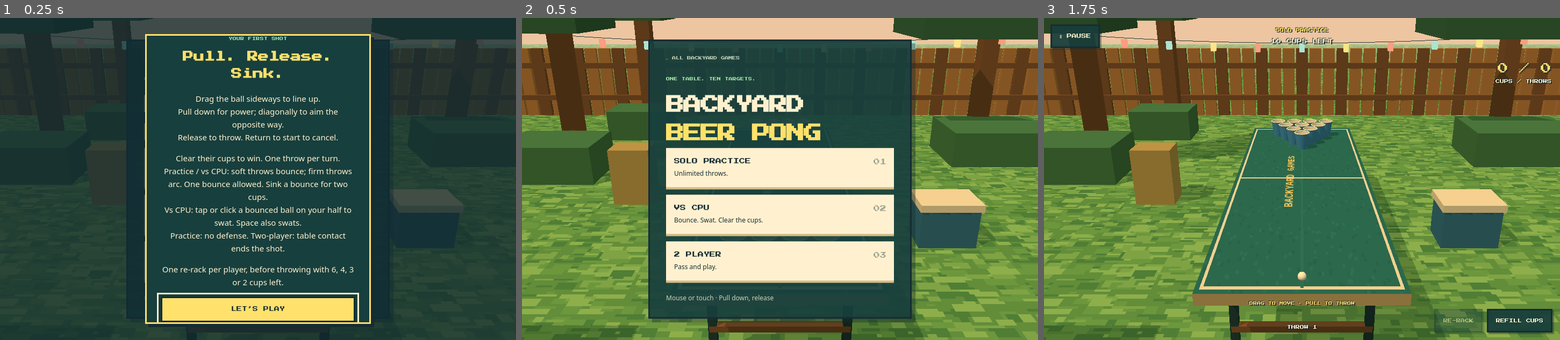
Above: before the commit, frames 1-3 (left to right).
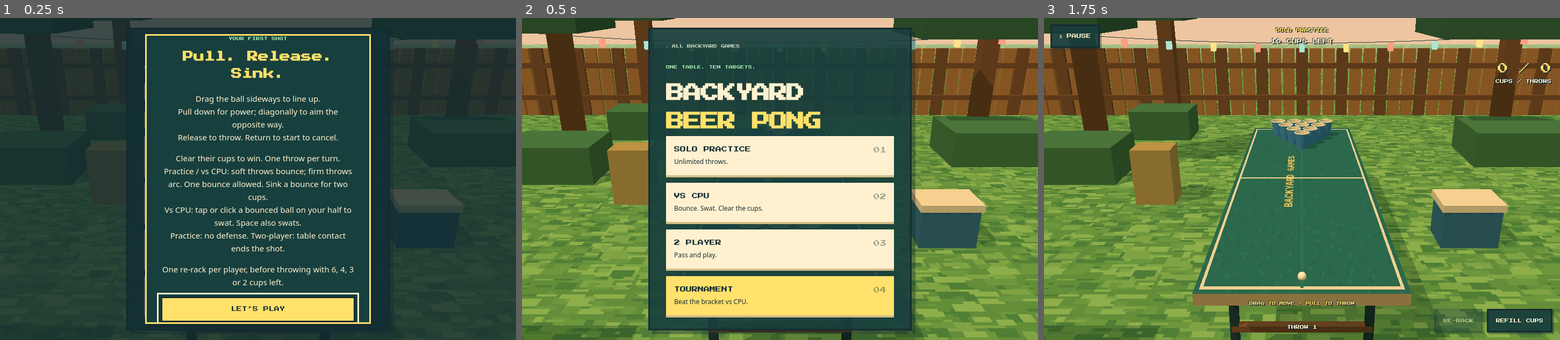
Above: after the commit, the same moments.

Repository: Ashe-Oro/backyard-games
Game: browser game, page beer-pong/index.html
Two runs of this game, one before a commit and one after it. Both use one fixed random seed, a clock stepped at 60 frames per second and the inputs below.
Inputs (mouse positions are in pixels of both pictures, inside the frame that each line leads up to):
- Up to frame 1 (0.25 s): no input
- Up to frame 2 (0.5 s): click "LET’S PLAY" at 0.27 s
- Up to frame 3 (1.75 s): click "SOLO PRACTICE Unlimited throw…" at 0.52 s; move the mouse to (1302, 211) at 1.07 s; tap Space at 1.1, 1.6 s; move the mouse to (1198, 146) at 1.67 s

The runs differ from the first frame. In frame 1, 1.1% of the frame differs, in the area x 25-76%, y 3-97%; in frame 2, 21%, in the area x 24-77%, y 3-99%; in frame 3, nothing differs.

Commit message:
Beer Pong: tournament mode (Codex)

Diff:
--- a/beer-pong/game.js
+++ b/beer-pong/game.js
@@ -1,6 +1,7 @@
 import * as THREE from 'three';
 import {layoutsFor,layoutPoints} from './rerack.mjs';
 import {OPPONENTS,SwatDefender} from './opponents.mjs';
+import {LADDER,SAVE_KEY,readProgress} from './tournament.mjs';
 import {createGlove} from './glove.js';
 import {handSwipe,SWIPE_DURATION} from './hand-swipe.mjs';
 
@@ -11,6 +12,34 @@
 const RELEASE_Y=1.09, RELEASE_Z=[TABLE_Z+TABLE_L/2+.35,TABLE_Z-TABLE_L/2-.35], ANGLE=52*Math.PI/180;
 const COLORS=[0xe75c46,0x448fc4], LABELS=['RED','BLUE'];
 const state={mode:'practice',phase:'menu',turn:0,paused:false,shots:[0,0],hits:[0,0],positions:[0,0],opponent:'regular',reracksUsed:[false,false],winner:null,power:0,delay:0,cpuTime:0};
+let tournamentActive=false,tournamentRound=0,progress={unlocked:0,completed:false},saveNote='';
+try{progress=readProgress(localStorage);}catch{saveNote='Progress cannot be saved on this device.';}
+function saveTournament(){try{localStorage.setItem(SAVE_KEY,JSON.stringify(progress));}catch{saveNote='Progress cannot be saved on this device.';}}
+function tournamentCard(champion=false){
+ closeDialogs();state.phase=champion?'champion':'intro';state.paused=false;
+ $('menu').hidden=true;$('hud').hidden=true;
+ const rival=LADDER[tournamentRound];
+ $('tournament-tag').textContent=champion?'ALL SEVEN RIVALS DEFEATED':`ROUND ${tournamentRound+1} / ${LADDER.length}`;
+ $('opponent-avatar').textContent=champion?'♛':rival.avatar;
+ $('opponent-avatar').style.color=rival.color;
+ $('opponent-avatar').setAttribute('aria-label',champion?'Champion crown':`${rival.name} avatar`);
+ $('tournament-title').textContent=champion?'PONG CHAMPION!':rival.name;
+ $('tournament-copy').textContent=champion?'The table is yours. You beat The Glove!':rival.line;
+ $('tournament-ladder').innerHTML=LADDER.map((o,i)=>`<li class="${i===tournamentRound&&!champion?'current':''}">${i<progress.unlocked||progress.completed?'✓':i===tournamentRound?'▶':'·'} Round ${i+1}: ${o.name}</li>`).join('');
+ $('tournament-save').textContent=saveNote||'Progress saves after every win.';
+ $('tournament-go').textContent=champion?'PLAY FROM ROUND 1':'LET’S PLAY';
+ $('tournament-go').onclick=()=>{if(champion){tournamentRound=0;tournamentCard();}else startMatch('cpu',rival.id,true);};
+ $('tournament').showModal();
+}
+function openTournament(){showMenu();tournamentActive=true;tournamentRound=progress.unlocked;tournamentCard(progress.completed);}
+function tournamentResult(){
+ const win=state.winner===0,rival=LADDER[tournamentRound],final=win&&tournamentRound===LADDER.length-1;
+ if(win){progress.unlocked=Math.max(progress.unlocked,Math.min(tournamentRound+1,LADDER.length-1));progress.completed=progress.completed||final;saveTournament();}
+ $('result-tag').textContent=`ROUND ${tournamentRound+1} / ${LADDER.length}`;
+ $('result-title').textContent=win?'ROUND WON!':'ROUND LOST';
+ $('result-copy').textContent=`${win?'You beat':'You lost to'} ${rival.name}. ${win?'Great shooting!':'Same rival. Fresh rack.'}${saveNote?' '+saveNote:''}`;
+ $('play-again').textContent=final?'CLAIM THE TROPHY':win?'NEXT ROUND':'TRY AGAIN';
+}
 const releaseX=team=>state.positions[team]*(team===0?1:-1);
 let ball=null,drag=null,viewTeam=0,accumulator=0,messageTime=0,swipeTimer,humanSwing=null,humanPointer=null,cpuSwing=null;
 const wrap=$('game'), scene=new THREE.Scene();
@@ -155,7 +184,7 @@
 }
 function message(text,detail='',seconds=1.1){$('message').replaceChildren(document.createTextNode(text));if(detail){const small=document.createElement('small');small.textContent=detail;$('message').append(small);}$('message').classList.add('show');messageTime=seconds;}
 function updateHud(){
- $('mode-name').textContent={practice:'SOLO PRACTICE',cpu:'VS CPU',two:'2 PLAYER'}[state.mode];
+ $('mode-name').textContent=tournamentActive?`ROUND ${tournamentRound+1} · ${LADDER[tournamentRound].name.toUpperCase()}`:{practice:'SOLO PRACTICE',cpu:'VS CPU',two:'2 PLAYER'}[state.mode];
  $('turn-label').textContent=state.mode==='practice'?`${remaining(1)} CUPS LEFT`:state.mode==='cpu'?(state.turn===0?'YOUR SHOT':'CPU’S SHOT'):`${LABELS[state.turn]}’S SHOT`;
  $('red-label').textContent=state.mode==='cpu'?'YOUR CUPS':'RED CUPS';$('blue-label').textContent=state.mode==='cpu'?'CPU CUPS':'BLUE CUPS';
  for(const [team,id]of [[0,'red'],[1,'blue']]){$(`${id}-count`).textContent=remaining(team);$(`${id}-pips`).innerHTML=Array.from({length:10},(_,i)=>`<i class="${i>=remaining(team)?'out':''}"></i>`).join('');}
@@ -168,8 +197,9 @@
  if(state.phase==='handoff'||state.mode==='cpu'&&state.turn===1)$('shot-feedback').hidden=true;
 }
 function closeDialogs(){for(const dialog of document.querySelectorAll('dialog'))if(dialog.open)dialog.close();}
-function showMenu(){resetHumanDefense();defender.reset();glo …(381 unchanged characters)…
-function startMatch(mode='practice',opponent='regular'){
+function showMenu(){tournamentActive=false;$('tournament-subtitle').textContent=progress.completed?'Champion · View trophy.':progress.unlocked?`Continue · Round ${progress.unlocked+1} of ${LADDER.length}.`:'Beat the bracket vs CPU.';resetHumanDefense();defender.reset();glo …(381 unchanged characters)…
+function startMatch(mode='practice',opponent='regular',tournament=false){
+ tournamentActive=tournament;
  if(!['practice','cpu','two'].includes(mode))return;resetHumanDefense();$('shot-feedback').hidden=true;closeDialogs();s …(382 unchanged characters)…
  $('menu').hidden=true;$('hud').hidden=false;$('message').classList.remove('show');$('swipe-feedback').classList.remove('show');resetCups();setCamera();beginTurn();
 }
@@ -220,7 +250,7 @@
  ball=null;flying.visible=false;
  if(state.mode==='practice'&&remaining(1)===0){state.phase='over';$('result-tag').textContent='RACK CLEARED';$('result-title').textContent='Ten down.';$('result-copy').textContent=`${state.hits[0]} cups in ${state.shots[0]} throws.`;$('play-again').textContent='NEW RACK';$('result').showModal();}
  else if(state.mode!=='practice'&&(remaining(0)===0||remaining(1)===0)){
-  state.winner=remaining(1)===0?0:1;state.phase='over';$('re …(247 unchanged characters)… ('play-again').textContent='PLAY AGAIN';$('result').showModal();
+  state.winner=remaining(1)===0?0:1;state.phase='over';$('re …(247 unchanged characters)… ('play-again').textContent='PLAY AGAIN';if(tournamentActive)tournamentResult();$('result').showModal();
  }else{state.phase='wait';state.delay=.85;}
  updateHud();
 }
@@ -250,11 +280,12 @@
 $('rerack-confirm').onclick=()=>{if(!applyRerack(state.turn,selectedLayout))return;$('rerack-dialog').close();selectedLayout=null;$('shot-feedback').hidden=true;setPower(0);updateHud();$('pause-button').focus();message('RE-RACKED','',1.2);};
 function pauseGame(){humanPointer=null;if(state.phase==='menu'||state.paused||document.querySelector('dialog[open]'))return;cancelPull();state.paused=true;drag=null;wrap.classList.remove('drag');$('swipe-feedback').classList.remove('show');$('pause').showModal();updateHud();}
 function resumeGame(){state.paused=false;$('pause').close();$('pause-button').focus();updateHud();}
-document.querySelectorAll('[data-mode]').forEach(button=>button.onclick=()=>startMatch(button.dataset.mode));
+document.querySelectorAll('[data-mode]').forEach(button=>button.onclick=()=>button.dataset.mode==='tournament'?openTournament():startMatch(button.dataset.mode));
 $('pause-button').onclick=pauseGame;$('resume').onclick=resumeGame;$('pause').oncancel=event=>{event.preventDefault();resumeGame();};
 for(const id of ['pause-menu','handoff-menu','result-menu'])$(id).onclick=showMenu;
 $('ready').onclick=()=>{$('handoff').close();state.phase='aim';updateHud();};$('handoff').oncancel=event=>event.preventDefault();
-$('refill').onclick=refillCups;$('play-again').onclick=()=>state.mode==='practice'?refillCups():startMatch(state.mode);
+$('tournament-menu').onclick=showMenu;$('tournament').oncancel=event=>{event.preventDefault();showMenu();};
+$('refill').onclick=refillCups;$('play-again').onclick=()=>{if(tournamentActive){if(state.winner===0){if(tournamentRound===LADDER.length-1){tournamentCard(true);return;}tournamentRound++;}tournamentCard();}else state.mode==='practice'?refillCups():startMatch(state.mode);};
 $('result').oncancel=event=>event.preventDefault();$('help-done').onclick=()=>$('help').close();
 function humanReady(){return state.phase==='aim'&&!state.paused&&!document.querySelector('dialog[open]');}
 function showAim(from,to,pulling=false){
@@ -403,6 +434,7 @@
 requestAnimationFrame(frame);
 window.__pong={
  get state(){return {...state,remaining:[remaining(0),remaining(1)],ball:ball?{team:ball.team,state:ball.state,p:ball.p …(324 unchanged characters)…
+ get tournament(){return {active:tournamentActive,round:tournamentRound,progress:{...progress},ladder:LADDER};},
  startMatch,throwWith:launchShot,refill:refillCups,
  court:{length:TABLE_L,center:TABLE_Z,width:TABLE_W,releaseZ:[...RELEASE_Z]},
  get defense(){return {...defender.snapshot(),visible:glove.visible,hand:handSnapshot(glove,cpuSwing)};},
--- a/beer-pong/index.html
+++ b/beer-pong/index.html
@@ -40,9 +40,11 @@
       <button data-mode="practice"><strong>SOLO PRACTICE</strong><small>Unlimited throws.</small><span aria-hidden="true">01</span></button>
       <button data-mode="cpu"><strong>VS CPU</strong><small>Bounce. Swat. Clear the cups.</small><span aria-hidden="true">02</span></button>
       <button data-mode="two"><strong>2 PLAYER</strong><small>Pass and play.</small><span aria-hidden="true">03</span></button>
+      <button data-mode="tournament"><strong>TOURNAMENT</strong><small id="tournament-subtitle">Beat the bracket vs CPU.</small><span aria-hidden="true">04</span></button>
     </div>
-    <p class="menu-note">Mouse or touch · Pull down, release</p>
+    <p class="menu-note">Mouse or touch · Flick up or pull back, release</p>
   </section>
+  <dialog id="tournament" class="dialog-card" aria-labelledby="tournament-title"><p class="eyebrow" id="tournament-tag"></p><div id="opponent-avatar" role="img"></div><h2 id="tournament-title"></h2><p id="tournament-copy"></p><ol id="tournament-ladder" aria-label="Tournament ladder"></ol><p id="tournament-save" role="status"></p><button id="tournament-go" autofocus>CONTINUE</button><button id="tournament-menu" class="secondary">MAIN MENU</button></dialog>
   <dialog id="help" class="dialog-card" aria-labelledby="help-title">
     <p class="eyebrow">YOUR FIRST SHOT</p><h2 id="help-title">Pull. Release. Sink.</h2>
     <p>Drag the ball sideways to line up.<br>Pull down for power; diagonally to aim the opposite way.<br>Release to throw. Return to start to cancel.</p>
--- a/beer-pong/style.css
+++ b/beer-pong/style.css
@@ -37,3 +37,9 @@
 #swat-target{position:absolute;transform:translate(-50%,-50%);width:36px;height:36px;border:3px solid var(--gold);borde …(508 unchanged characters)…
 @media(max-width:600px){#swat-target{width:44px;height:44px}#defense-hint{bottom:110px;font-size:7px}}
 @media(max-height:480px){#defense-hint{bottom:16px}}
+
+#opponent-avatar{display:grid;place-content:center;width:72px;height:72px;margin:0 auto 12px;background:#102c32;border:3px solid currentColor;font:44px/1 system-ui,sans-serif}
+#tournament-ladder{list-style:none;padding:0;text-align:left;font:14px/1.8 system-ui,sans-serif;color:#c6d6bd}#tournament-ladder .current{color:var(--gold);font-weight:bold}#tournament #tournament-save{font-size:12px;color:var(--mint)}
+@media(max-width:600px){#tournament{padding:18px}#tournament h2{font-size:18px}#tournament-ladder{font-size:14px}#tournament button{min-height:48px}.series-link{min-height:44px;display:flex;align-items:center;margin-bottom:8px}}
+@media(max-height:480px) and (max-width:600px){.dialog-card button{min-height:44px}}
+@media(pointer:coarse){#swat-target{width:44px;height:44px}.dialog-card button{min-height:44px}}
--- /dev/null
+++ b/beer-pong/tournament.mjs
@@ -0,0 +1,24 @@
+import {OPPONENTS} from './opponents.mjs';
+
+// Piecewise interpolation preserves the existing rookie → regular → ace → boss tuning.
+const anchors=['rookie','regular','ace','boss'];
+export const LADDER=[
+ ['Sunny','Just here for the cookout.','☀','#f5bd63'],
+ ['Sprout','Small bounces. Big dreams.','♧','#a7efb1'],
+ ['Disco','Finds a rhythm at every table.','♫','#e9a1cc'],
+ ['Comet','Always shooting for the stars.','★','#8fc6ee'],
+ ['Shark','Smells a comeback coming.','▲','#6ed6ce'],
+ ['Voltage','Quick hands. No hesitation.','ϟ','#c4a0f4'],
+ ['The Glove','Every bounce has met its match.','✋','#ffe16b']
+].map(([name,line,avatar,color],i)=>{
+ const level=i/(7-1)*(anchors.length-1),lo=Math.floor(level),hi=Math.min(lo+1,3),t=level-lo;
+ const profile={name};
+ for(const group of ['shoot','swat'])profile[group]=Object.fromEntries(Object.keys(OPPONENTS[anchors[lo]][group]).map(key=>[key,OPPONENTS[anchors[lo]][group][key]*(1-t)+OPPONENTS[anchors[hi]][group][key]*t]));
+ const id=`tournament-${i}`;OPPONENTS[id]=profile;
+ return {id,name,line,avatar,color,...profile};
+});
+export const SAVE_KEY='tailgate-beer-pong-tournament-v1';
+export function readProgress(storage){
+ try{const value=JSON.parse(storage.getItem(SAVE_KEY));if(Number.isInteger(value?.unlocked)&&value.unlocked>=0&&value.unlocked<LADDER.length&&typeof value.completed==='boolean'&&(!value.completed||value.unlocked===LADDER.length-1))return value;}catch{}
+ return {unlocked:0,completed:false};
+}
--- a/tests/beer_pong_check.cjs
+++ b/tests/beer_pong_check.cjs
@@ -10,7 +10,7 @@
   await page.goto(BASE+'/beer-pong/');await page.waitForFunction(()=>!!window.__pong);
   assert(await page.locator('#help').isVisible());await page.locator('#help-done').click();
   await page.reload();await page.waitForFunction(()=>!!window.__pong);assert.equal(await page.locator('#help').isVisible(),false);
-  assert.equal(await page.locator('[data-mode]').count(),3);
+  assert.equal(await page.locator('[data-mode]').count(),4);
   if(process.env.SHOTS)await page.screenshot({path:path.join(process.env.SHOTS,'beer-pong-menu.png')});
   await page.locator('[data-mode=practice]').click();
   await page.waitForFunction(()=>__pong.state.held.visible&&__pong.state.phase==='aim');
--- /dev/null
+++ b/tests/beer_pong_tournament_check.cjs
@@ -0,0 +1,44 @@
+const {chromium}=require('playwright-core');
+const assert=require('node:assert/strict');
+const fs=require('node:fs');
+const BASE=process.env.BASE_URL||'http://127.0.0.1:8012';
+(async()=>{
+ const browser=await chromium.launch({executablePath:'/usr/bin/google-chrome',args:['--no-sandbox']});
+ try{
+  for(const phone of [false,true]){
+   const context=await browser.newContext({viewport:phone?{width:390,height:844}:{width:1280,height:800}});
+   const page=await context.newPage(),errors=[];page.on('pageerror',e=>errors.push(e.message));
+   await page.addInitScript(()=>localStorage.setItem('tailgate-beer-pong-help-seen','1'));
+   // Fast-forward only the rack, then use the real end-of-shot/result/save path.
+   await page.route('**/beer-pong/game.js',async route=>{
+    const response=await route.fetch();await route.fulfill({response,body:(await response.text())+`\nwindow.__finishRound=winner=>{for(const c of cups)if(c.team===1-winner){c.alive=false;c.group.visible=false;}finishShot();};`});
+   });
+   await page.goto(BASE+'/beer-pong/');await page.waitForFunction(()=>window.__pong);
+   const shot=async name=>{fs.mkdirSync('shots',{recursive:true});await page.screenshot({path:`shots/pong-tournament-${name}-${phone?'phone':'desktop'}.png`});};
+   assert.equal(await page.locator('[data-mode=tournament]').count(),1);await shot('menu');
+   await page.locator('[data-mode=tournament]').click();await shot('intro');
+   assert.equal(await page.locator('#tournament-title').textContent(),'Sunny');
+   const ladder=await page.evaluate(()=>__pong.tournament.ladder);
+   assert.equal(ladder.length,7);assert.equal(new Set(ladder.map(o=>o.name)).size,7);assert.equal(new Set(ladder.map(o=>o.avatar)).size,7);
+   for(let i=1;i<ladder.length;i++){
+    assert(ladder[i].shoot.precise>ladder[i-1].shoot.precise);assert(ladder[i].shoot.jitter<ladder[i-1].shoot.jitter);assert(ladder[i].shoot.bounce>ladder[i-1].shoot.bounce);
+    assert(ladder[i].swat.attention>ladder[i-1].swat.attention);assert(ladder[i].swat.reaction<ladder[i-1].swat.reaction);
+   }
+   await page.locator('#tournament-go').click();assert.equal(await page.evaluate(()=>__pong.state.mode),'cpu');await shot('match');
+   await page.evaluate(()=>__finishRound(1));assert.equal(await page.locator('#play-again').textContent(),'TRY AGAIN');await shot('loss');
+   await page.locator('#play-again').click();assert.equal(await page.locator('#tournament-title').textContent(),'Sunny');await page.locator('#tournament-go').click();
+   await page.evaluate(()=>__finishRound(0));assert.equal(await page.locator('#play-again').textContent(),'NEXT ROUND');await shot('win');
+   await page.locator('#play-again').click();assert.equal(await page.locator('#tournament-title').textContent(),'Sprout');
+   await page.reload();await page.waitForFunction(()=>window.__pong);await page.locator('[data-mode=tournament]').click();assert.equal(await page.locator('#tournament-title').textContent(),'Sprout');
+   for(let i=1;i<7;i++){
+    await page.locator('#tournament-go').click();assert.equal(await page.evaluate(()=>__pong.state.opponent),ladder[i].id);
+    await page.evaluate(()=>__finishRound(0));await page.locator('#play-again').click();
+   }
+   assert.equal(await page.locator('#tournament-title').textContent(),'PONG CHAMPION!');await shot('champion');
+   await page.reload();await page.waitForFunction(()=>window.__pong);await page.locator('[data-mode=tournament]').click();assert.equal(await page.locator('#tournament-title').textContent(),'PONG CHAMPION!');
+   if(phone)for(const id of ['tournament-go','tournament-menu'])assert((await page.locator('#'+id).boundingBox()).height>=44);
+   await page.locator('#tournament-menu').click();assert(await page.locator('#menu').isVisible());assert.deepEqual(errors,[]);await context.close();
+  }
+  console.log('Tournament menu, ladder tuning, intros, win/loss flow, persistence and champion pass on desktop and phone.');
+ }finally{await browser.close();}
+})().catch(e=>{console.error(e);process.exitCode=1;});
Binary file added: shots/pong-tournament-champion-desktop.png
Binary file added: shots/pong-tournament-champion-phone.png
Binary file added: shots/pong-tournament-intro-desktop.png
Binary file added: shots/pong-tournament-intro-phone.png
Binary file added: shots/pong-tournament-loss-desktop.png
Binary file added: shots/pong-tournament-loss-phone.png
Binary file added: shots/pong-tournament-match-desktop.png
Binary file added: shots/pong-tournament-match-phone.png
Binary file added: shots/pong-tournament-menu-desktop.png
Binary file added: shots/pong-tournament-menu-phone.png
Binary file added: shots/pong-tournament-win-desktop.png
Binary file added: shots/pong-tournament-win-phone.png
(and 2 more such lines)
